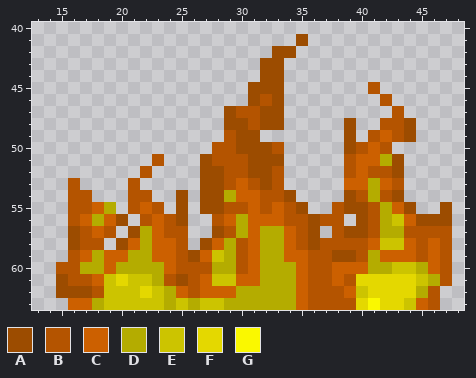
Pixel-art sprite: sprites/boss/FIRAA0.png. That is the earlier state.
The file is 64x64 pixels. Colours within 5 levels of each other are drawn and written as one. Shown: x 13..48, y 40..63.
Palette (. is transparent): A #9c4c00  B #b45400  C #cc6000  D #b4ac00  E #ccc400  F #e4d800  G #faf800
The same view after the edit:
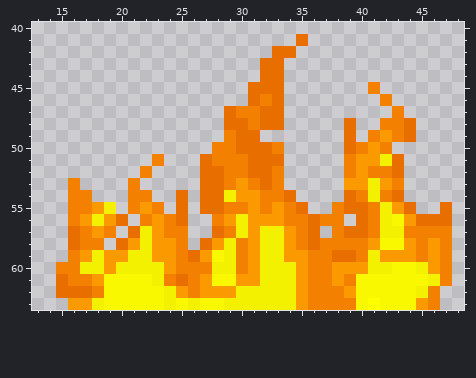
The exact change:
{"colour":"A","old":"#9c4c00","new":"#e96e00"}
{"colour":"B","old":"#b45400","new":"#f48000"}
{"colour":"C","old":"#cc6000","new":"#fa9900"}
{"colour":"D","old":"#b4ac00","new":"#f4f100"}
{"colour":"E","old":"#ccc400","new":"#faf800"}
{"colour":"G","old":"#faf800","new":"#fffe00"}
{"y":61,"x":20,"old":"F","new":"E"}
{"y":61,"x":40,"old":"FFFFF","new":"EEEEE"}
{"y":62,"x":22,"old":"F","new":"E"}
{"y":62,"x":41,"old":"FFFF","new":"EEEE"}
{"y":63,"x":40,"old":"F","new":"E"}
{"y":63,"x":42,"old":"FF","new":"EE"}
{"label":"changed","picture_box":[56,34,452,310]}
